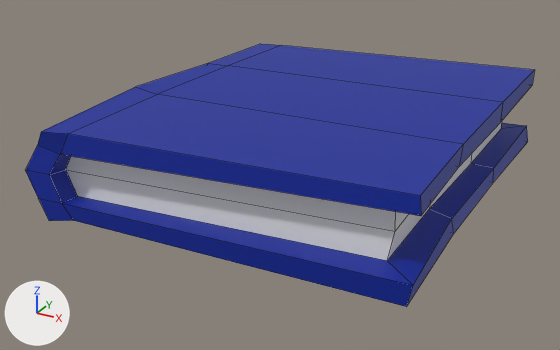
The FBX model GameProject1FG - Github/Assets/GameArtists/book_singular.fbx as it was, and as the next commit left it.
Rendered twice from a camera (50 mm lens) standing at (0.259, -0.55, 0.266) and looking at (-0.03, -0.024, 0.003). The axes (+X, +Y, +Z) are drawn at lower left. The lights are the same throughout. Mesh edges are drawn as thin lines.

Objects in the first picture: 'books.002'.
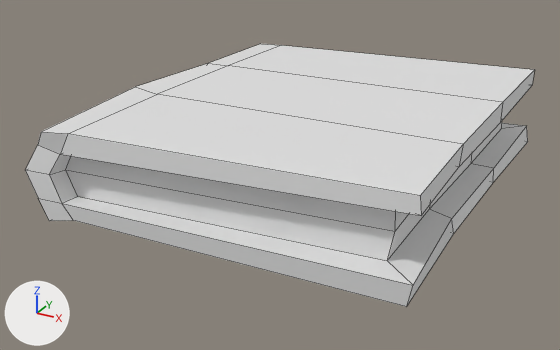
Where the change shows, as pixel boxes (x1, y1, x2, y2) in the pictures (560 x 350 px):
```json
{"part": 1, "of": "me_cube_042", "change": "recoloured", "before": [25, 44, 534, 307], "after": [25, 44, 534, 307], "on screen": "blue to white"}
```

Scene script edits in JSON lines:
```json
{"block": "me_cube_042", "where": "me_cube_042.from_pydata(...)  # 68 vertices, 66 faces; spans x -0.176..0.139, y -0.183..0.18, z -0.009..0.077"}
{"block": "me_cube_042", "where": "# used by ob_books_002; location = (0.0, 0.0, 0.0)"}
{"op": "remove", "block": "me_cube_042", "code": "me_cube_042.materials.append(mat_clock)  # white #e7e7e7"}
{"block": "me_cube_042", "change": "me_cube_042 part 1: all 56 faces that had it switch from mat_book_cover (blue #00259c) to no material"}
```
